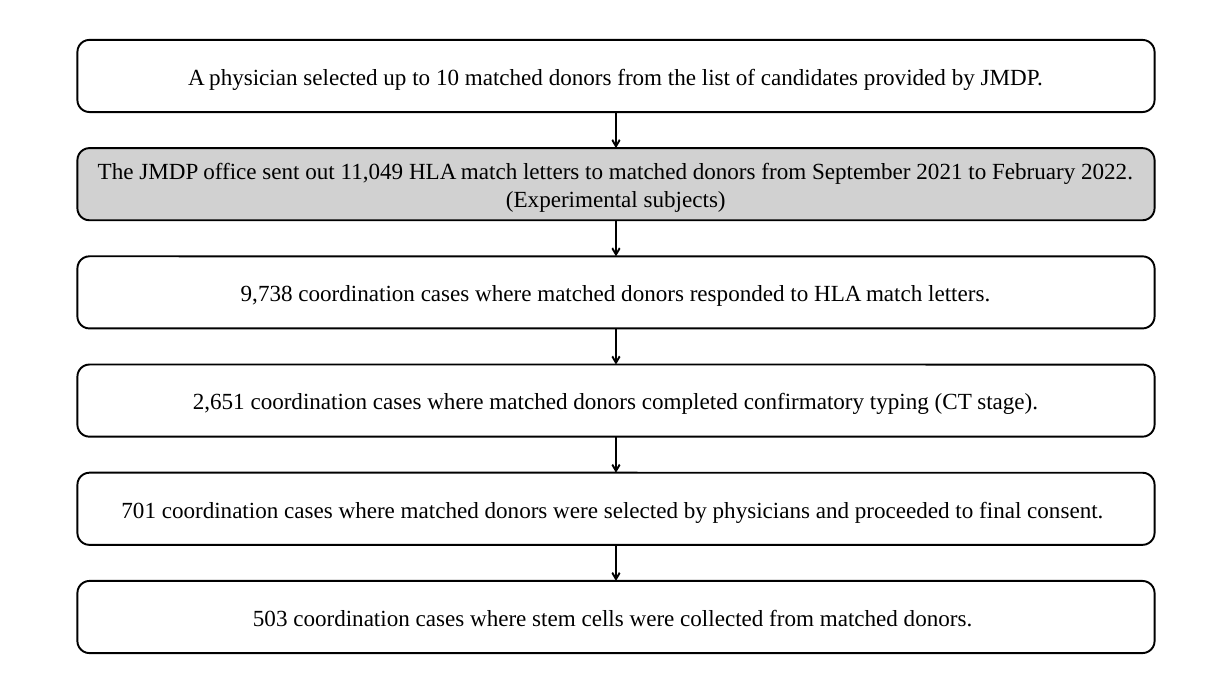
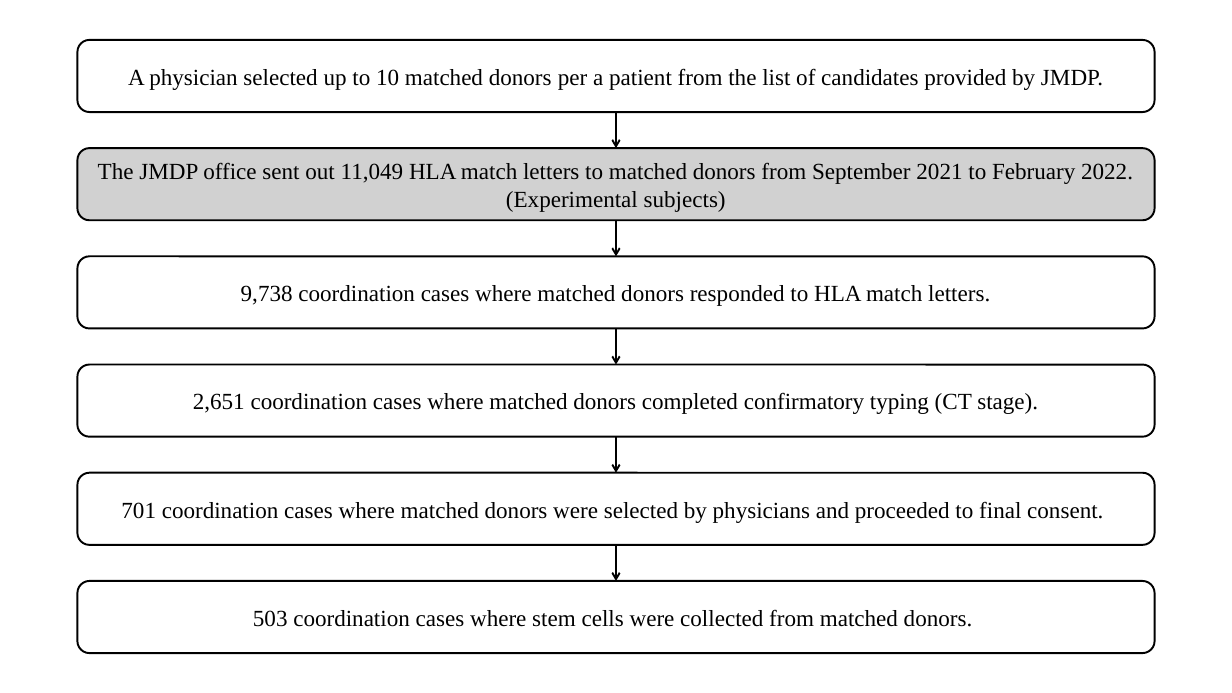
Before and after one commit to JMDP-behavioral-economics/RCT-Nudge, a slide deck: slide 1 of image/flowchart.pptx. Drawn at 1232x693 pixels with LibreOffice and Linux fonts; fonts in the diff are those of the drawing. Boxes give left, top, right and bottom in pixels: in the first picture for what was removed or moved away, otherwise in the second. Text is boxed around its words. In the diff, an @@ line names an element or a change of style, - is before the commit and + after.

Commit message:
Enhance the main document by refining the discussion on donor engagement interventions, emphasizing the differences between promoting donor registration and preventing dropout among registered donors. Update references to align with the target population's altruistic characteristics and clarify the implications of the matching difficulty message. Render updated Rmd and LaTeX files.

```diff
--- a/image/flowchart.pptx
+++ b/image/flowchart.pptx
@@ text in rounded rectangle at [128, 68, 1103, 90]: text changed @@
-A physician selected up to 10 matched donors from the list of candidates provided by JMDP.
+A physician selected up to 10 matched donors per a patient from the list of candidates provided by JMDP.
```
Also in this commit, not shown: 6 other files.
